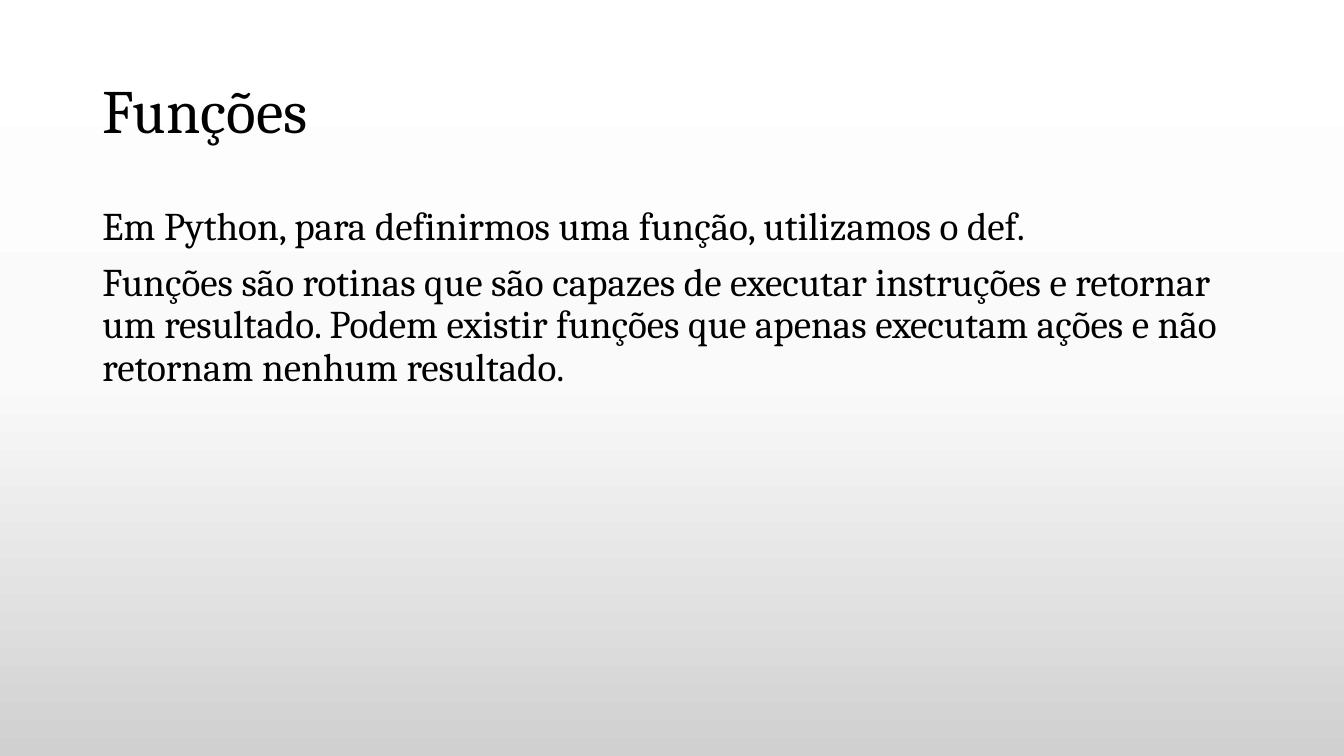
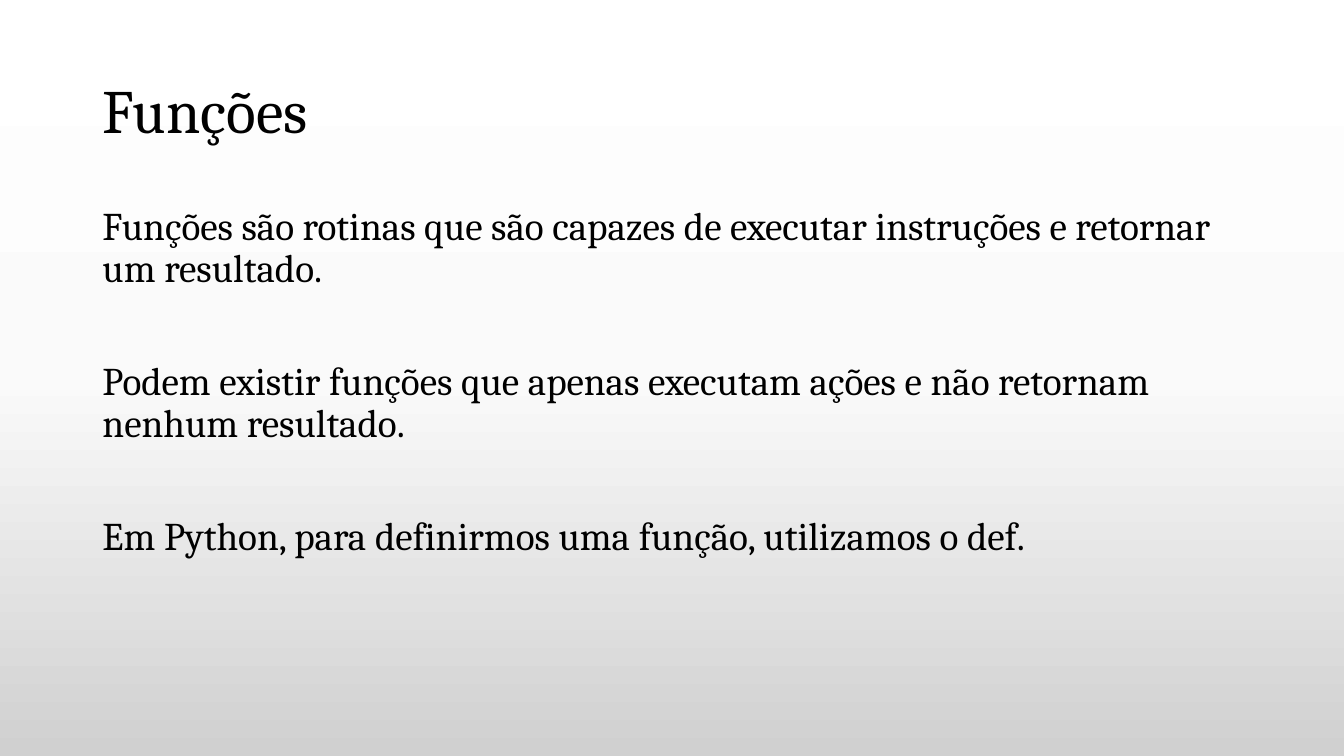
Before and after one commit to daniellygj/Fatec, a slide deck: slide 7 of 1º semestre/Revisões by danny/2º bimestre/Revisão Algoritmos.pptx. Drawn at 1344x756 pixels with LibreOffice and Linux fonts; fonts in the diff are those of the drawing; background and template pictures are left out. Boxes give left, top, right and bottom in pixels: in the first picture for what was removed or moved away, otherwise in the second. Text is boxed around its words. In the diff, an @@ line names an element or a change of style, - is before the commit and + after.

```diff
--- a/1º semestre/Revisões by danny/2º bimestre/Revisão Algoritmos.pptx
+++ b/1º semestre/Revisões by danny/2º bimestre/Revisão Algoritmos.pptx
@@ text at (x1=102, y1=212, x2=1210, y2=438): paragraphs added @@
+Funções são rotinas que são capazes de executar instruções e retornar um resultado.
+Podem existir funções que apenas executam ações e não retornam nenhum resultado.
@@ text at (x1=102, y1=268, x2=1217, y2=382): paragraph removed @@
-Funções são rotinas que são capazes de executar instruções e retornar um resultado. Podem existir funções que apenas executam ações e não retornam nenhum resultado.
```
Also in this commit, not shown: 13 other slides changed, 1 slide added.
